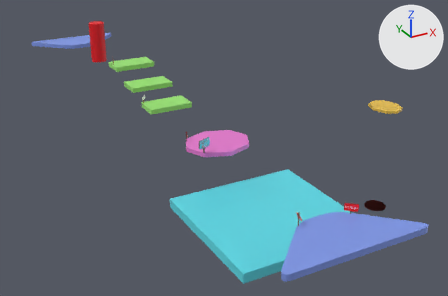
The OBJ model 3DLv3_2023_vs2019/Project/BaseProject/BaseProject/res/Field/HopsAndHoops/Stage2(Base).obj, before and after one commit.
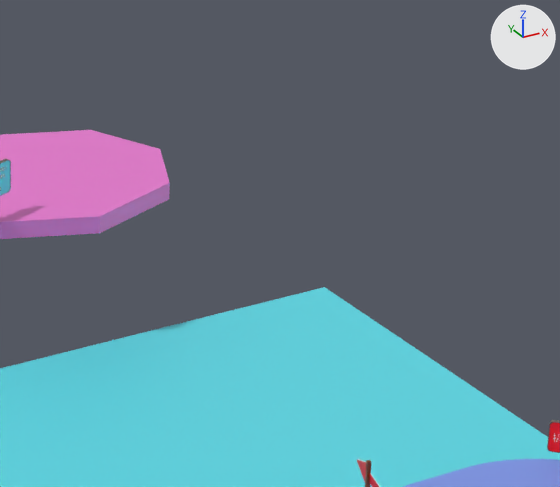
There are two pictures of each version: one whole from a 50 mm camera at (-148.0, -155.9, 134.4) aimed at (39.5, 184.9, -36.0), one close up on the part from 46% to 77% of the width and 33% to 74% of the height. The lights are fixed; the arrows at upper right show +X, +Y and +Z. Where no turn or scale is listed for an object, it has been applied to the vertices.

In view in the first close-up: '立方体', '立方体.001', '立方体.007'.
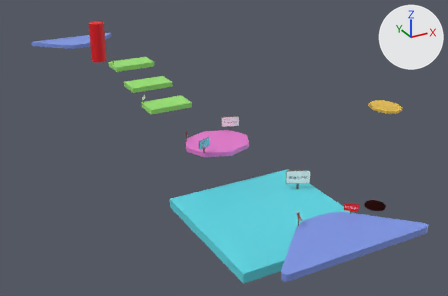
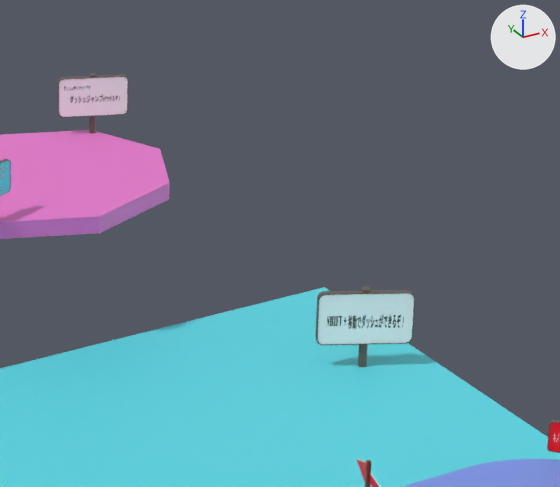
The edits, one by one:
Picture 'DashHint.png' (img_dashhint_png) is new.
Picture 'DashJumpHint.png' (img_dashjumphint_png) is new.
Material 'マテリアル.021' (mat_マテリアル_021) is new.
Its base color is (0.137, 0.111, 0.092) (brown #675e56).
Material 'マテリアル.020' (mat_マテリアル_020) is new.
Its texture is img_dashhint_png.
Material 'マテリアル.019' (mat_マテリアル_019) is new.
Its base color is (0.137, 0.111, 0.092) (brown #675e56).
Material 'マテリアル.018' (mat_マテリアル_018) is new.
Its texture is img_dashjumphint_png.
Mesh me_立方体_016 is new.
It has 16 vertices, 22 faces and spans x 26.77..28.03, y 81.61..82.9, z -21.06..-6.29.
It uses material mat_マテリアル_021 (brown #675e56).
Mesh me_立方体_015 is new.
It has 224 vertices, 444 faces and spans x 21.31..33.15, y 78.64..85.16, z -14.06..-6.63.
Faces by material slot: [82, 362].
It uses material mat_マテリアル_020 (picture img_dashhint_png).
It uses material mat_マテリアル_021 (brown #675e56).
Mesh me_立方体_014 is new.
It has 16 vertices, 22 faces and spans x 13.06..14.03, y 130.11..131.11, z -1.52..10.06.
It uses material mat_マテリアル_019 (brown #675e56).
Mesh me_立方体_013 is new.
It has 224 vertices, 444 faces and spans x 8.64..18.22, y 128.15..132.5, z 3.97..9.79.
Faces by material slot: [82, 362].
It uses material mat_マテリアル_018 (picture img_dashjumphint_png).
It uses material mat_マテリアル_019 (brown #675e56).
Object '立方体.016' (ob_立方体_016) is new; it shows me_立方体_016.
Its location is (0.0, 0.0, 0.0).
Object '立方体.015' (ob_立方体_015) is new; it shows me_立方体_015.
Its location is (0.0, 0.0, 0.0).
Object '立方体.014' (ob_立方体_014) is new; it shows me_立方体_014.
Its location is (0.0, 0.0, 0.0).
Object '立方体.013' (ob_立方体_013) is new; it shows me_立方体_013.
Its location is (0.0, 0.0, 0.0).

Pixel boxes [x1, y1, x2, y2] of what changed, in the close-ups (560 x 487 px):
'立方体.015', added (cyan)
    after: [315, 290, 415, 345]
    faces in mat_マテリアル_020 (picture img_dashhint_png): [318, 293, 414, 345]
    faces in mat_マテリアル_021 (brown #685e56): [315, 290, 415, 345]
'立方体.013', added
    after: [57, 74, 128, 118]
    faces in mat_マテリアル_018 (picture img_dashjumphint_png): [59, 77, 128, 117]
    faces in mat_マテリアル_019 (brown #685e56): [57, 74, 128, 118]
'立方体.016', added
    after: [358, 287, 371, 367]
'立方体.014', added
    after: [89, 73, 96, 134]
